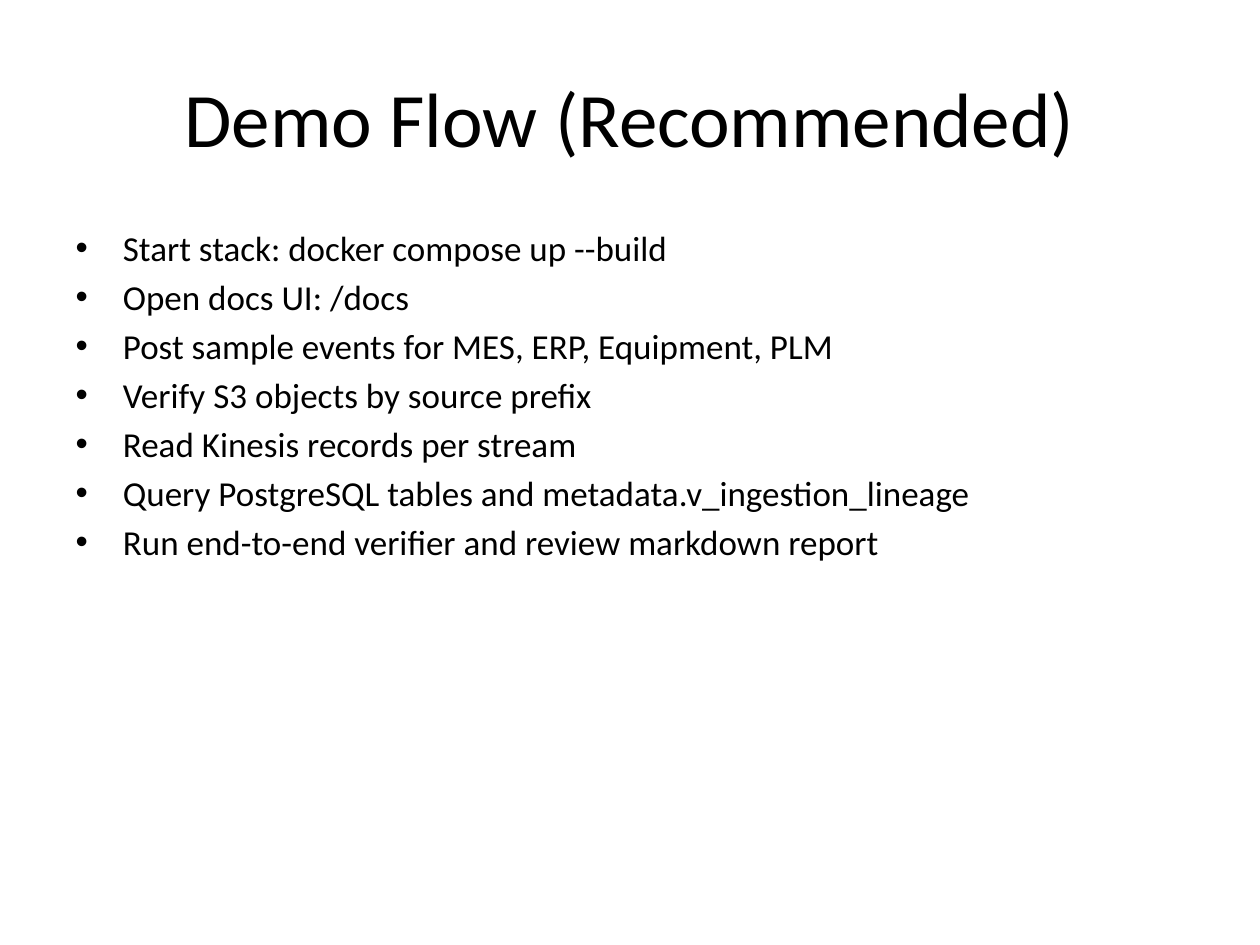
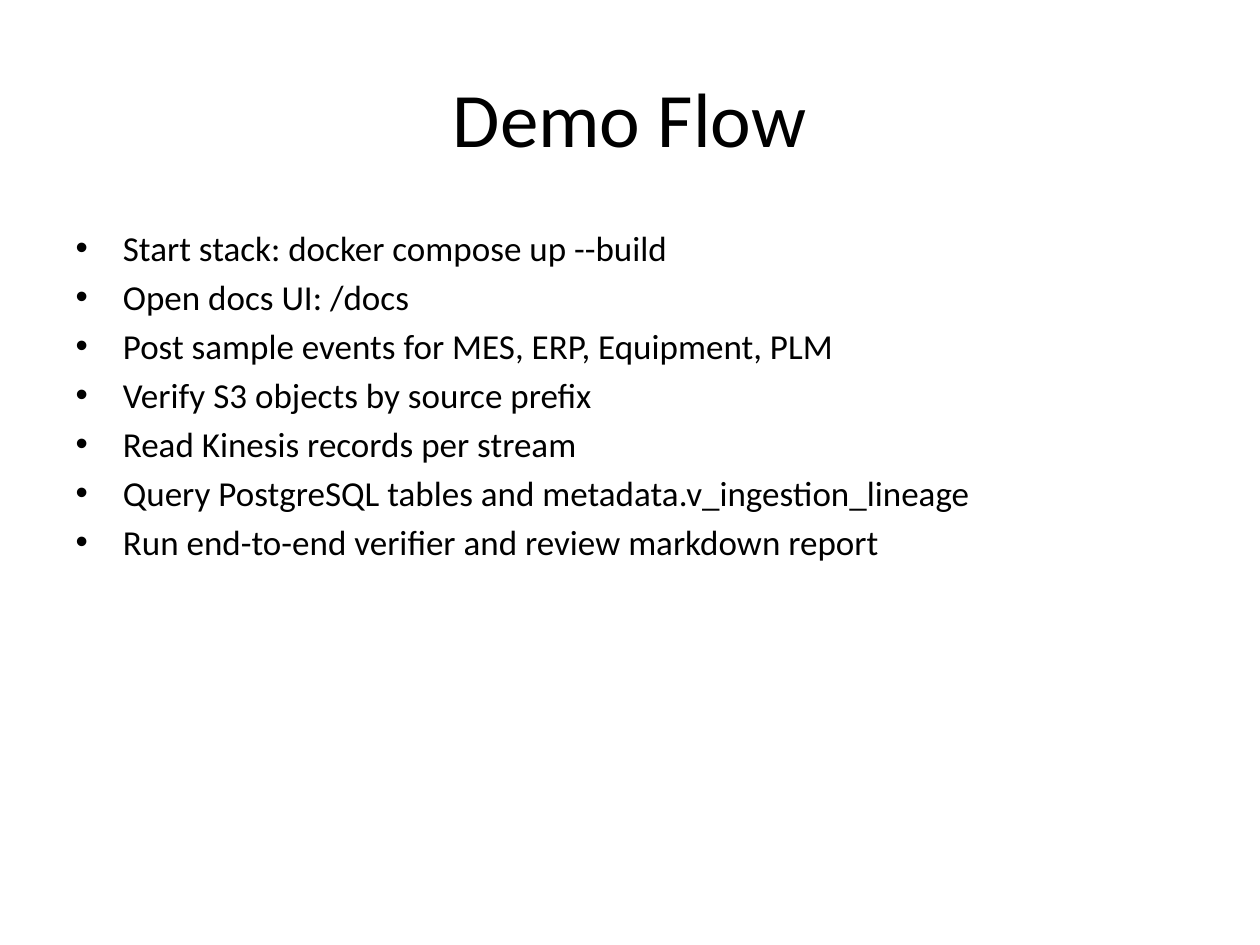
Before and after one commit to rkowdeed/semiconductor_intelligence_platform, a slide deck: slide 20 of docs/presentation/SODP_Phase1_Presentation_Draft.pptx. Drawn at 1260x945 pixels with LibreOffice and Linux fonts; fonts in the diff are those of the drawing. Boxes give left, top, right and bottom in pixels: in the first picture for what was removed or moved away, otherwise in the second. Text is boxed around its words. In the diff, an @@ line names an element or a change of style, - is before the commit and + after.

```diff
--- a/docs/presentation/SODP_Phase1_Presentation_Draft.pptx
+++ b/docs/presentation/SODP_Phase1_Presentation_Draft.pptx
@@ title at [453, 93, 807, 148]: text changed @@
-Demo Flow (Recommended)
+Demo Flow
```
Also in this commit, not shown: 2 other slides changed, 1 slide added, 1 slide removed, 35 other files.
